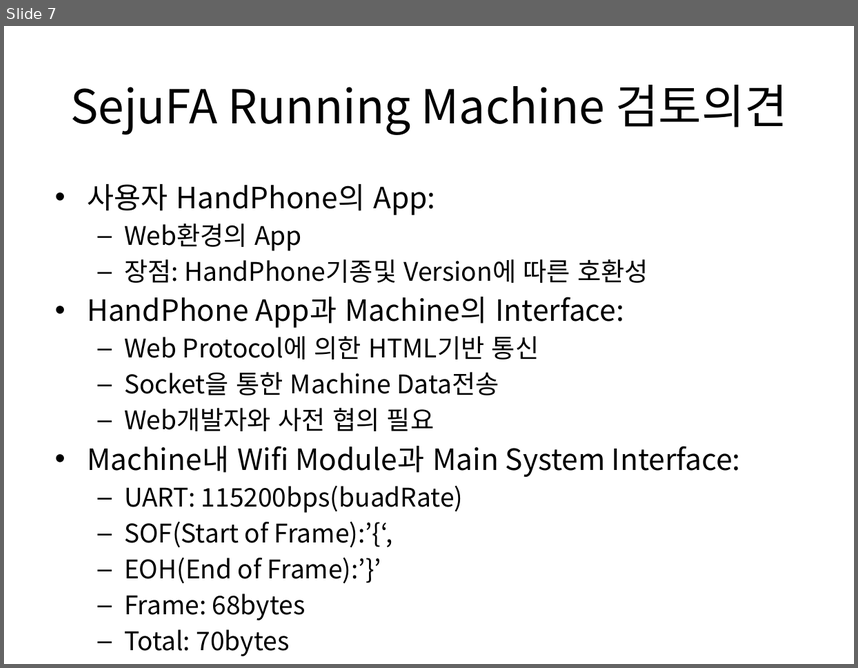
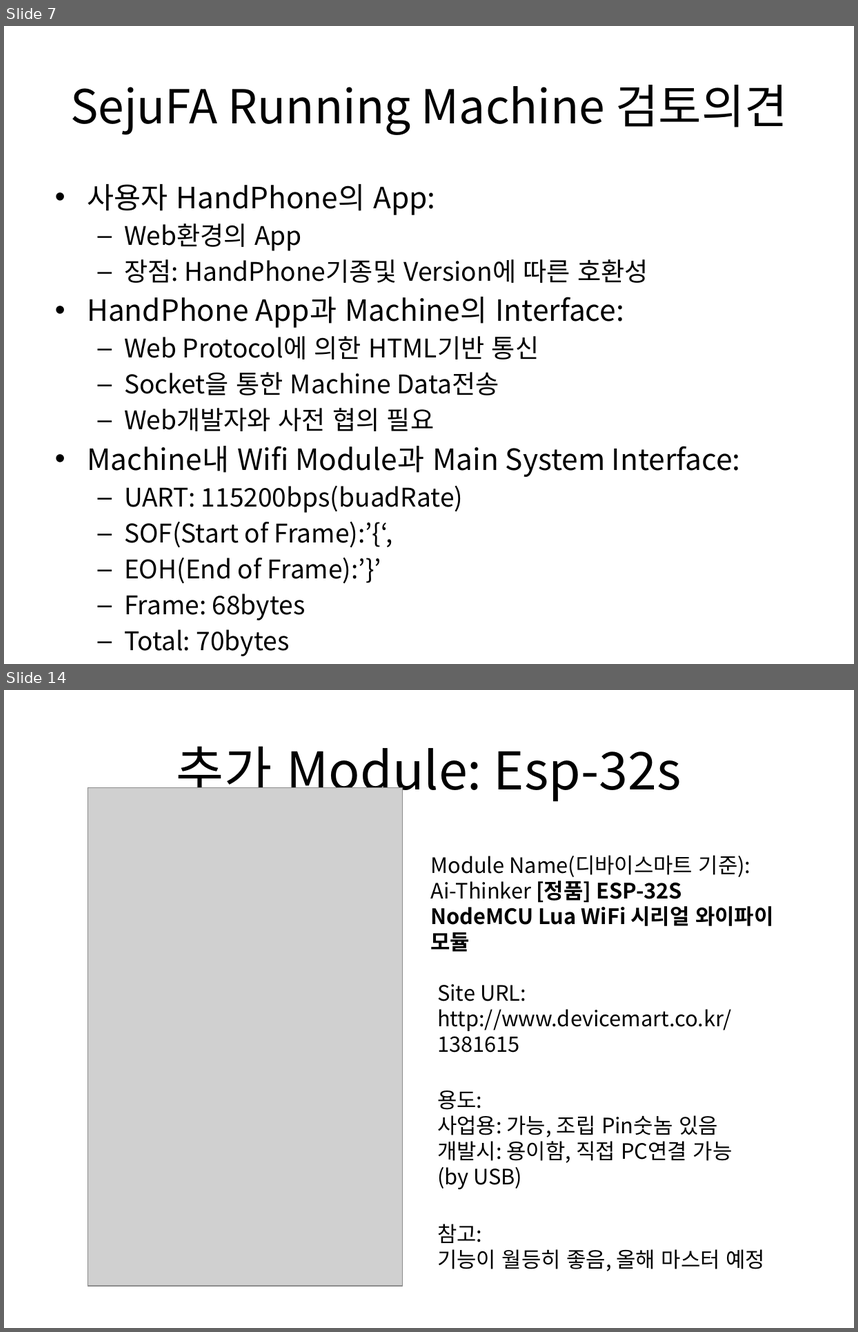
Before and after one commit to ihong9059/esp8266, a slide deck: 세주Project/세주FA.pptx. Shown one above the other, each under a label of ours: slide 7 before the commit, slides 7 and 14 after it; the slides between them are not shown. The pictures are 858x668 and 858x1332 pixels, drawn with LibreOffice and Linux fonts; fonts in the diff are those of the drawing; grey boxes stand for pictures. Boxes give left, top, right and bottom in pixels: in the first picture for what was removed or moved away, otherwise in the second. Text is boxed around its words. In the diff, an @@ line names an element or a change of style, - is before the commit and + after.

```diff
--- a/세주Project/세주FA.pptx
+++ b/세주Project/세주FA.pptx
@@ slide 14 added at (4,690,854,1328), background #FFFFFF @@
@@ title added at (176,746,682,802), 44 pt, text #000000 @@
+추가 Module: Esp-32s
@@ picture added at (87,788,402,1285) @@
@@ text added at (430,855,773,952), 18 pt, text #000000, bold @@
+Module Name(디바이스마트 기준):
+Ai-Thinker [정품] ESP-32S NodeMCU Lua WiFi 시리얼 와이파이 모듈
@@ text added at (437,984,731,1052), 18 pt, text #000000 @@
+Site URL:
+http://www.devicemart.co.kr/1381615
@@ text added at (437,1090,733,1189), 18 pt, text #000000 @@
+용도:
+사업용: 가능, 조립 Pin숫놈 있음
+개발시: 용이함, 직접 PC연결 가능
+(by USB)
@@ text added at (437,1223,765,1271), 18 pt, text #000000 @@
+참고:
+기능이 월등히 좋음, 올해 마스터 예정
```
Also in this commit, not shown: 6 other slides added, 15 other files.
